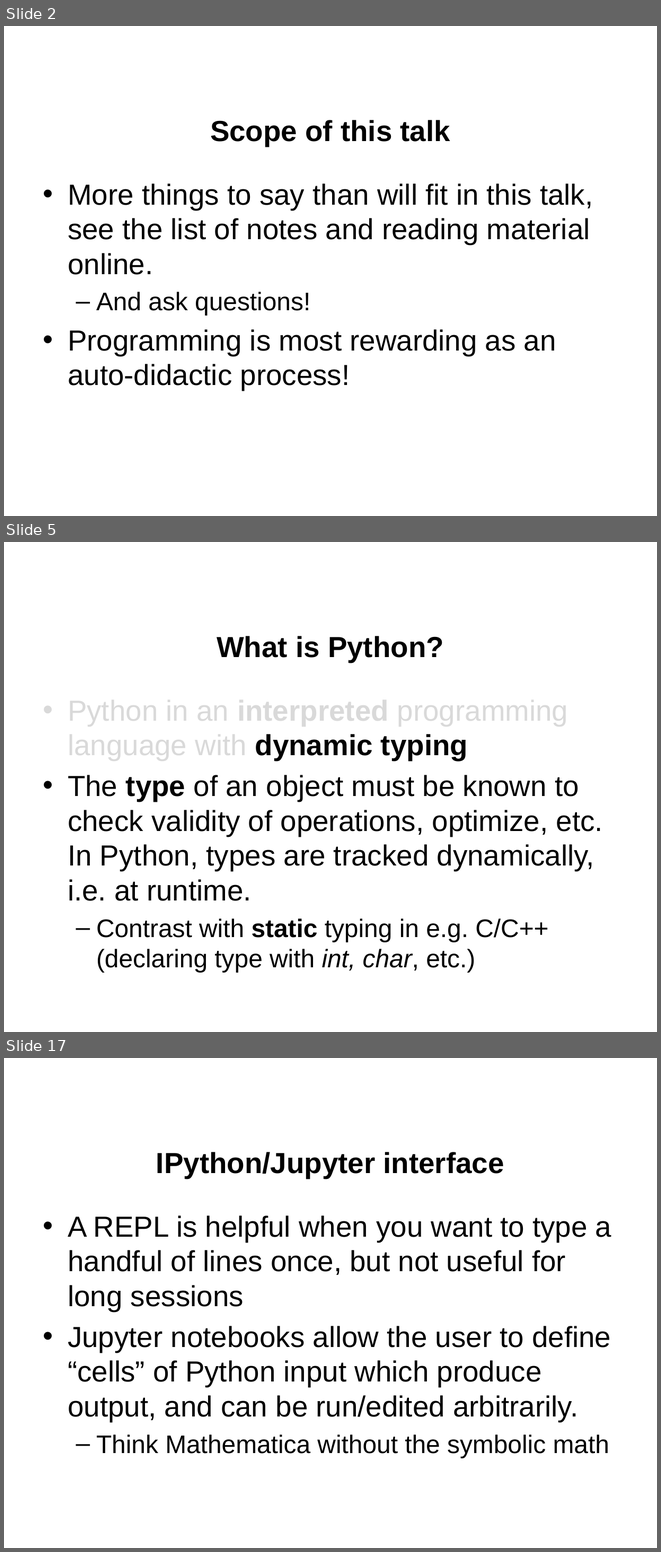
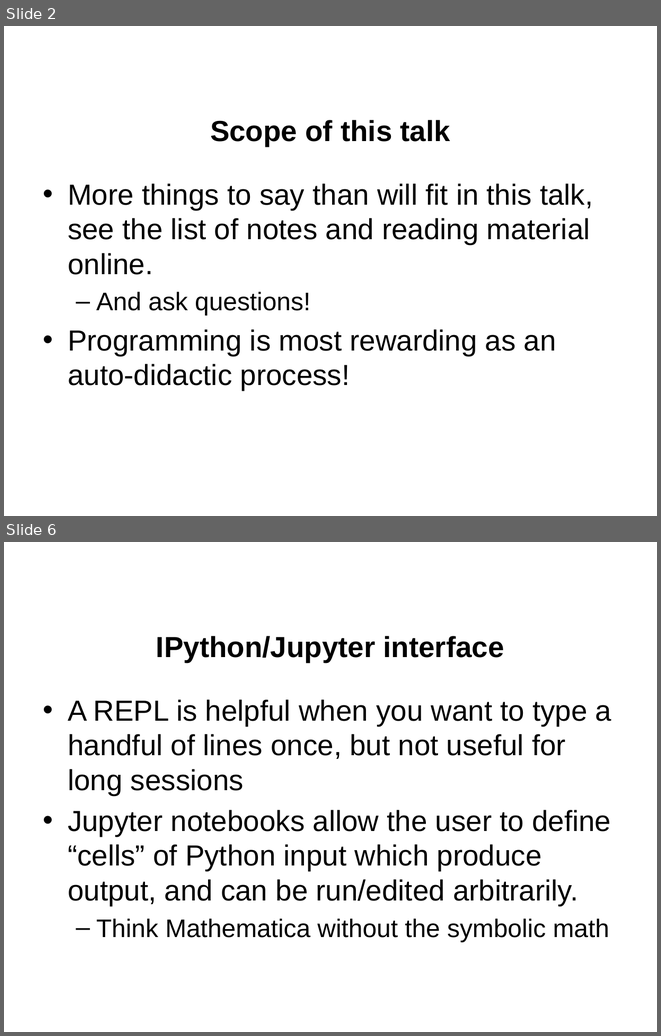
Before and after one commit to jgerity/talks, a slide deck: 2016/computing_workgroup/intro-to-python/intro-to-python.pptx. Shown one above the other, each under a label of ours: slides 2, 5 and 17 before the commit, slides 2 and 6 after it; the slides between them are not shown. The pictures are 661x1552 and 661x1036 pixels, drawn with LibreOffice and Linux fonts; fonts in the diff are those of the drawing; background and template pictures are left out. Boxes give left, top, right and bottom in pixels: in the first picture for what was removed or moved away, otherwise in the second. Text is boxed around its words. In the diff, an @@ line names an element or a change of style, - is before the commit and + after.

Commit message:
Commit changed intro to Python

```diff
--- a/2016/computing_workgroup/intro-to-python/intro-to-python.pptx
+++ b/2016/computing_workgroup/intro-to-python/intro-to-python.pptx
@@ slide 5 removed at (x1=4, y1=542, x2=657, y2=1032), background picture (left out) @@
@@ title removed at (x1=217, y1=636, x2=444, y2=662) @@
-What is Python?
@@ text removed at (x1=68, y1=694, x2=603, y2=972) @@
-• Python in an interpreted programming language with dynamic typing
-• The type of an object must be known to check validity of operations, optimize, etc. In Python, types are tracked dynamically, i.e. at runtime.
-  – Contrast with static typing in e.g. C/C++ (declaring type with int, char, etc.)
@@ what was slide 17 is now slide 6 @@
```
Also in this commit, not shown: 1 slide changed, 3 slides added, 21 other slides removed.
